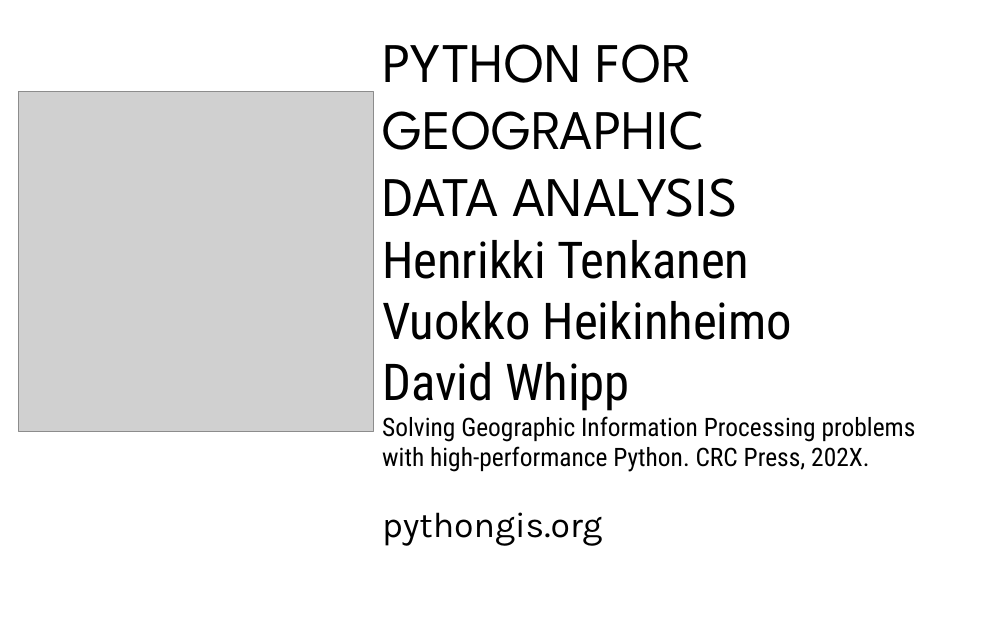
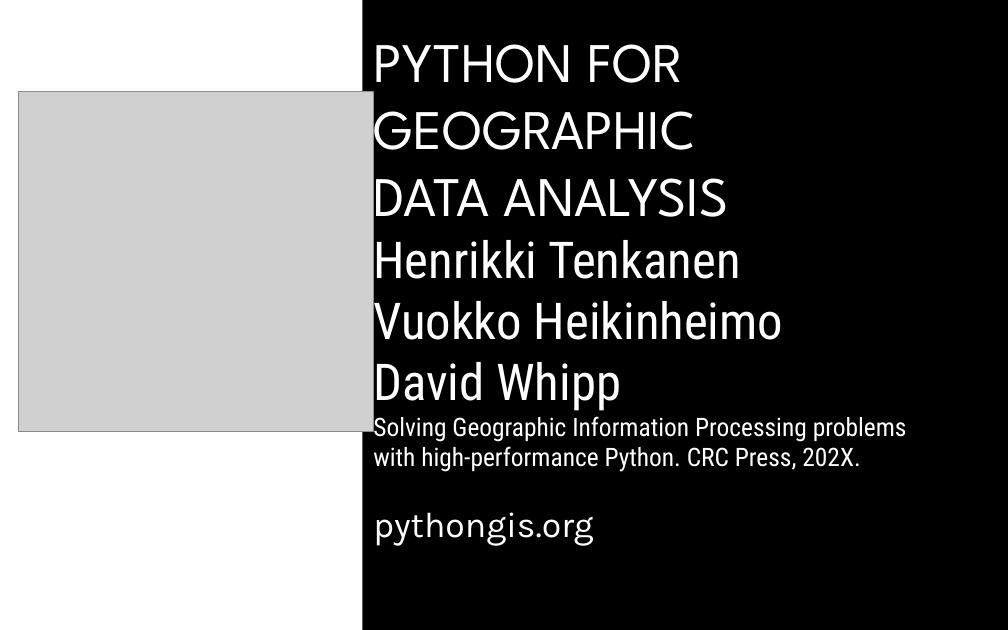
Before and after one commit to ljwolf/ljwolf.github.io, a slide deck: slide 39 of static/talks/2020_carto_sdsc.pptx. Drawn at 1008x630 pixels with LibreOffice and Linux fonts; fonts in the diff are those of the drawing; grey boxes stand for pictures. Boxes give left, top, right and bottom in pixels: in the first picture for what was removed or moved away, otherwise in the second. Text is boxed around its words. In the diff, an @@ line names an element or a change of style, - is before the commit and + after.

```diff
--- a/static/talks/2020_carto_sdsc.pptx
+++ b/static/talks/2020_carto_sdsc.pptx
@@ rectangle added at [362, 0, 1008, 630], fill #000000 @@
@@ text "PYTHON FOR": place and size @@
-text "PYTHON FOR" at [382, 44, 916, 546]
+text "PYTHON FOR" at [373, 44, 907, 546]
@@ text "PYTHON FOR" at [373, 44, 907, 546]: text colour #000000 to #FFFFFF @@
```
Also in this commit, not shown: 4 other slides changed, 2 slides added, 1 slide removed, 1 other file.
